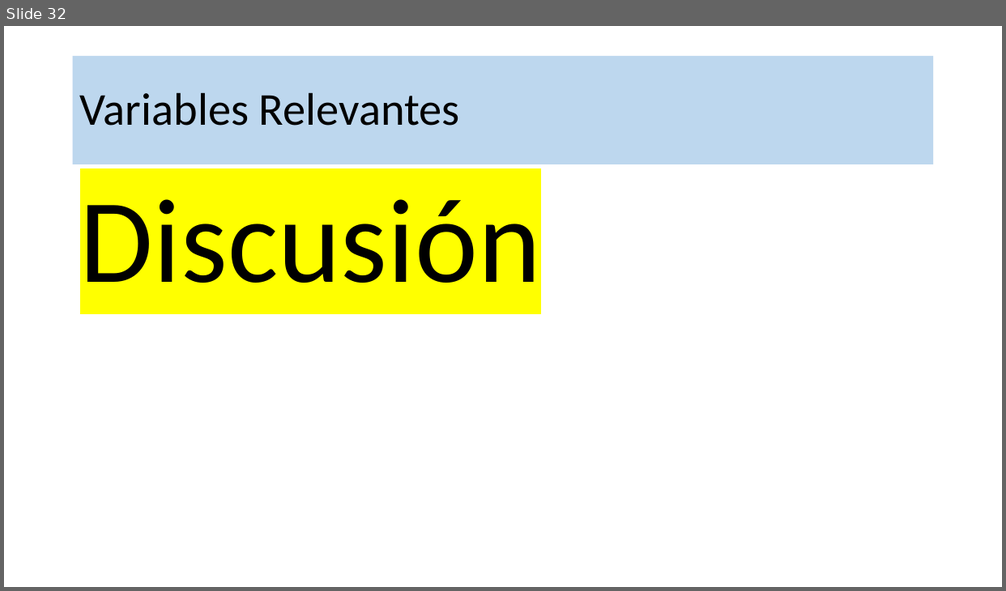
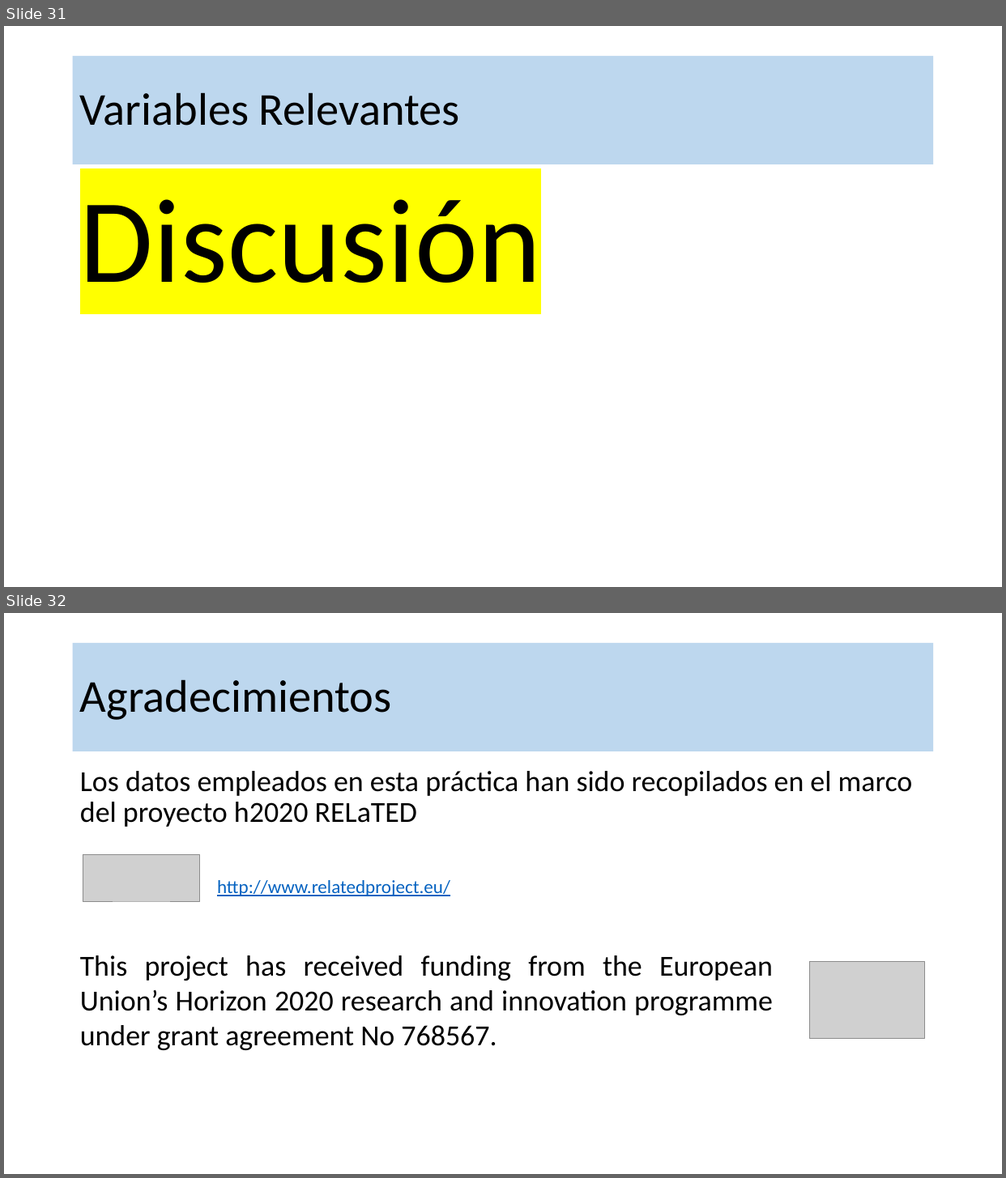
Before and after one commit to robgaray/EESIA_Consumo_Analisis_Datos_2021, a slide deck: 1_Presentaciones/Sesion_3_Practica.pptx. Shown one above the other, each under a label of ours: slide 32 before the commit, slides 31 and 32 after it. The pictures are 1006x591 and 1006x1178 pixels, drawn with LibreOffice and Linux fonts; fonts in the diff are those of the drawing; grey boxes stand for pictures; background and template pictures are left out. Boxes give left, top, right and bottom in pixels: in the first picture for what was removed or moved away, otherwise in the second. Text is boxed around its words. In the diff, an @@ line names an element or a change of style, - is before the commit and + after.

```diff
--- a/1_Presentaciones/Sesion_3_Practica.pptx
+++ b/1_Presentaciones/Sesion_3_Practica.pptx
@@ slide 32 added at (4,613,1002,1174), background #FFFFFF @@
@@ title added at (73,643,934,752), fill #BDD7EE, 44 pt, text #000000 @@
+Agradecimientos
@@ text added at (80,771,913,827), 28 pt, text #000000 @@
+Los datos empleados en esta práctica han sido recopilados en el marco del proyecto h2020 RELaTED
@@ picture added at (83,855,199,901) @@
@@ text added at (217,880,450,897), 18 pt, text #0563C1, underline @@
+http://www.relatedproject.eu/
@@ text added at (80,956,773,1050), 28 pt, text #000000 @@
+This project has received funding from the European Union’s Horizon 2020 research and innovation programme under grant agreement No 768567.
@@ picture added at (809,961,925,1038) @@
@@ what was slide 32 is now slide 31 @@
```
Also in this commit, not shown: 3 slides changed, 1 slide removed, 16 other files.
